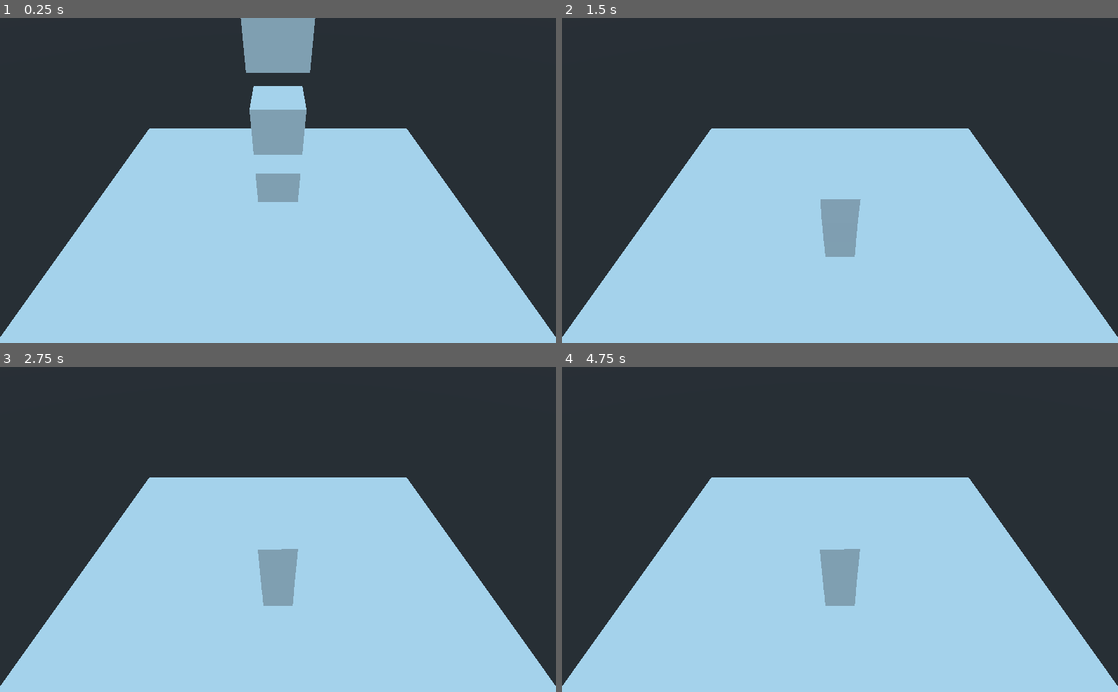
Above: before the commit, frames 1-4 (two rows, left to right).
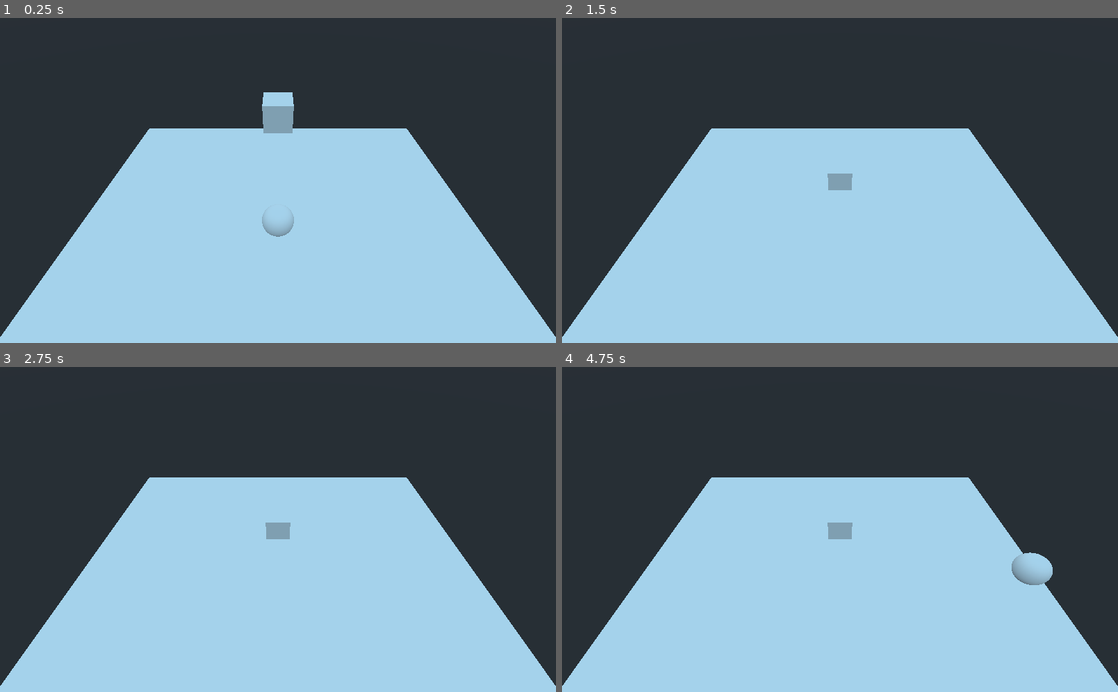
Above: after the commit, the same moments.

Repository: EvertonHimself/Godot_Aula_01
Game: Godot game, scene res://Level.tscn
The game is run twice, just before and just after one commit, with the same random seed, the same clock (stepped at 60 frames per second) and the same inputs. The project has no main scene, so this scene is started directly.
Inputs:
- Up to frame 1 (0.25 s): no input
- Up to frame 2 (1.5 s): hold Right (ui_right) 0.53-1.28 s; hold Down (ui_down) from 1.28 s (still down)
- Up to frame 3 (2.75 s): tap Enter at 2 s; release Down (ui_down) at 2.03 s; hold Right (ui_right) from 2.03 s (still down)
- Up to frame 4 (4.75 s): tap Space at 2.75, 4.25 s; release Right (ui_right) at 2.78 s; hold Up (ui_up) 2.78-3.53 s; tap Enter at 3.5 s; hold Left (ui_left) from 3.53 s (still down)

The runs differ from the first frame. In frame 1, 4.3% of the frame differs, in the area x 43-57%, y 0-68%; in frame 2, 1.3%; in frame 3, 1.3%; in frame 4, 1.8%.

Commit message:
Create a simple move script
Created a simple movement script for a ball.

Diff:
--- a/Level.tscn
+++ b/Level.tscn
@@ -1,4 +1,7 @@
-[gd_scene load_steps=5 format=2]
+[gd_scene load_steps=7 format=2]
+
+[ext_resource path="res://assets/Steve.tscn" type="PackedScene" id=1]
+[ext_resource path="res://scripts/Steve.gd" type="Script" id=2]
 
 [sub_resource type="BoxShape" id=1]
 
@@ -13,34 +16,12 @@
 
 [node name="Box" type="RigidBody" parent="."]
 editor/display_folded = true
-transform = Transform( 1, 0, 0, 0, 1, 0, 0, 0, 1, 0, 8.19855, 0 )
+transform = Transform( 1, 0, 0, 0, 1, 0, 0, 0, 1, 0, 8.19855, -6.15503 )
 
 [node name="CollisionShape" type="CollisionShape" parent="Box"]
 shape = SubResource( 1 )
 
 [node name="MeshInstance" type="MeshInstance" parent="Box"]
-mesh = SubResource( 2 )
-material/0 = null
-
-[node name="Box2" type="RigidBody" parent="."]
-editor/display_folded = true
-transform = Transform( 1, 0, 0, 0, 1, 0, 0, 0, 1, 0, 11.2499, 0 )
-
-[node name="CollisionShape" type="CollisionShape" parent="Box2"]
-shape = SubResource( 1 )
-
-[node name="MeshInstance" type="MeshInstance" parent="Box2"]
-mesh = SubResource( 2 )
-material/0 = null
-
-[node name="Box3" type="RigidBody" parent="."]
-editor/display_folded = true
-transform = Transform( 1, 0, 0, 0, 1, 0, 0, 0, 1, 0, 14.4925, 0 )
-
-[node name="CollisionShape" type="CollisionShape" parent="Box3"]
-shape = SubResource( 1 )
-
-[node name="MeshInstance" type="MeshInstance" parent="Box3"]
 mesh = SubResource( 2 )
 material/0 = null
 
@@ -58,3 +39,7 @@
 [node name="MeshInstance" type="MeshInstance" parent="Floor"]
 mesh = SubResource( 4 )
 material/0 = null
+
+[node name="Steve" parent="." instance=ExtResource( 1 )]
+transform = Transform( 1, 0, 0, 0, 1, 0, 0, 0, 1, 0, 4, 0 )
+script = ExtResource( 2 )
--- /dev/null
+++ b/scripts/Steve.gd
@@ -0,0 +1,41 @@
+extends KinematicBody
+
+# Declare member variables here. Examples:
+# var a = 2
+# var b = "text"
+var playerName = "player"
+var velocity = Vector3(0,0,0)
+var SPEED = 20
+
+# Called when the node enters the scene tree for the first time.
+func _ready():
+	pass # Replace with function body.
+	#print("Hello, Godot!")
+
+# Called every frame. 'delta' is the elapsed time since the previous frame.
+#func _process(delta):
+#	pass
+
+func _physics_process(delta):
+	#print("Hello");
+	#pass
+	#print(playerName)
+	if Input.is_action_pressed("ui_right") and Input.is_action_pressed("ui_left"):
+		velocity.x = SPEED
+	elif Input.is_action_pressed("ui_right"):
+		velocity.x = SPEED
+	elif Input.is_action_pressed("ui_left"):
+		velocity.x = -SPEED
+	else:
+		velocity.x = lerp(velocity.x, 0, 0.1)
+
+	if Input.is_action_pressed("ui_up") and Input.is_action_pressed("ui_down"):
+		velocity.z = SPEED
+	elif Input.is_action_pressed("ui_up"):
+		velocity.z = -SPEED
+	elif Input.is_action_pressed("ui_down"):
+		velocity.z = SPEED
+	else:
+		velocity.z = lerp(velocity.z, 0, 0.1)
+
+	move_and_slide(velocity)
Renamed: Steve.tscn -> assets/Steve.tscn
